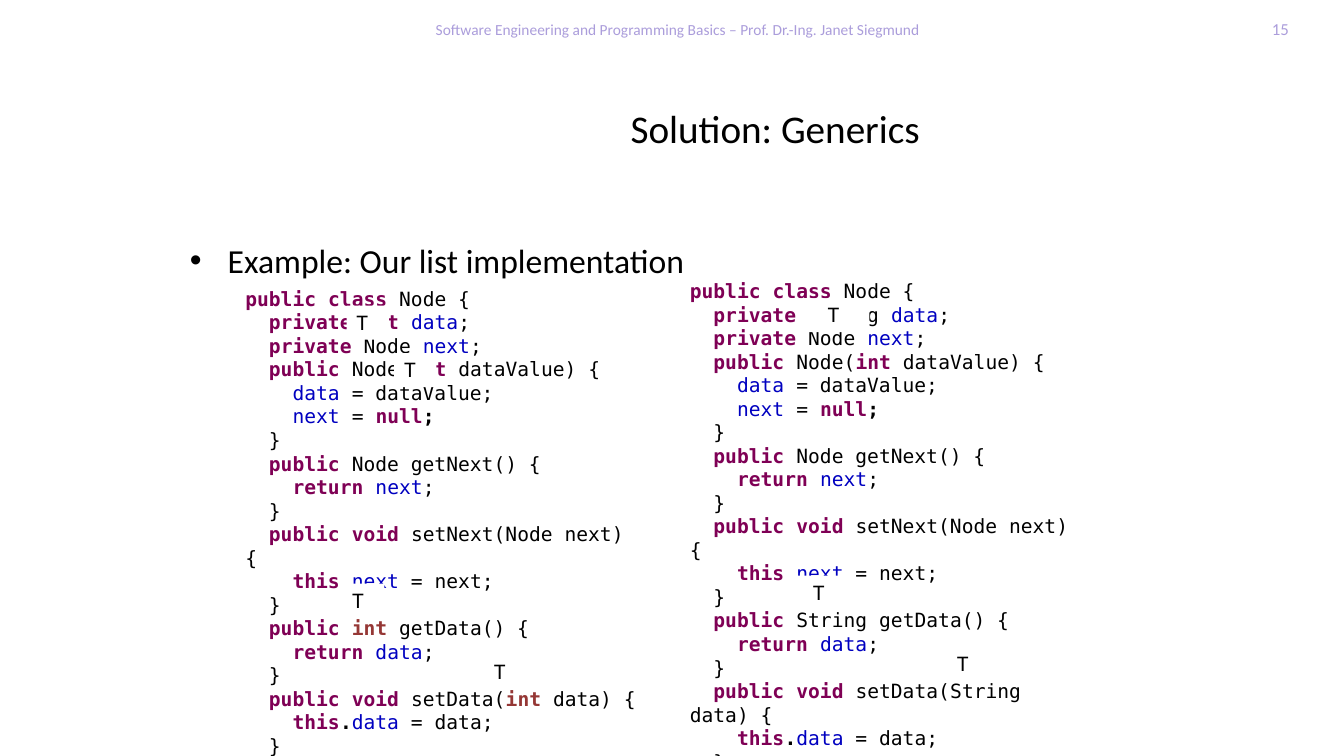
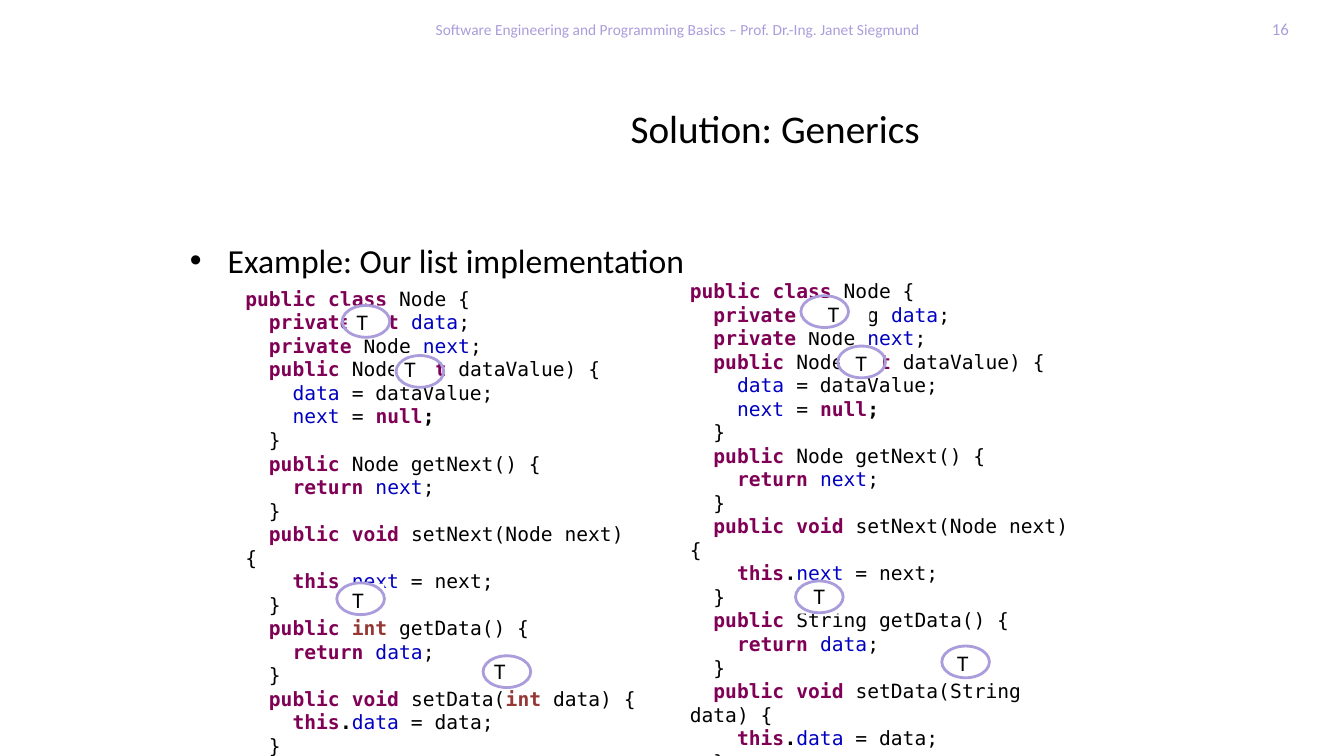
Before and after one commit to feigensp/lehre, a slide deck: slide 16 of se_prog/slides/09_Polymorphism.pptx (slide 15 before the commit). Drawn at 1344x756 pixels with LibreOffice and Linux fonts; fonts in the diff are those of the drawing; background and template pictures are left out. Boxes give left, top, right and bottom in pixels: in the first picture for what was removed or moved away, otherwise in the second. Text is boxed around its words. In the diff, an @@ line names an element or a change of style, - is before the commit and + after.

```diff
--- a/se_prog/slides/09_Polymorphism.pptx
+++ b/se_prog/slides/09_Polymorphism.pptx
@@ page number at [1272,24,1289,35]: text changed @@
-15
+16
@@ ellipse added at [802,295,849,327], outline #AB9DDB 2 pt @@
@@ ellipse added at [342,306,389,337], outline #AB9DDB 2 pt @@
@@ ellipse added at [396,356,444,387], outline #AB9DDB 2 pt @@
@@ ellipse added at [838,346,885,377], outline #AB9DDB 2 pt @@
@@ rectangle added at [840,347,883,378], fill #FFFFFF, 14 pt, text #000000 @@
+T
@@ ellipse added at [337,583,384,614], outline #AB9DDB 2 pt @@
@@ rectangle "T": place and size @@
-rectangle "T" at [352,593,364,608]
+rectangle "T" at [342,584,384,618]
@@ rectangle "T": place and size @@
-rectangle "T" at [813,585,825,600]
+rectangle "T" at [783,580,855,614]
@@ ellipse added at [796,581,843,612], outline #AB9DDB 2 pt @@
@@ ellipse added at [483,656,530,688], outline #AB9DDB 2 pt @@
@@ rectangle "T": place and size @@
-rectangle "T" at [494,664,506,679]
+rectangle "T" at [484,655,526,690]
@@ ellipse added at [942,646,989,678], outline #AB9DDB 2 pt @@
```
Also in this commit, not shown: 15 other slides changed, 1 slide added, 3 other files.
